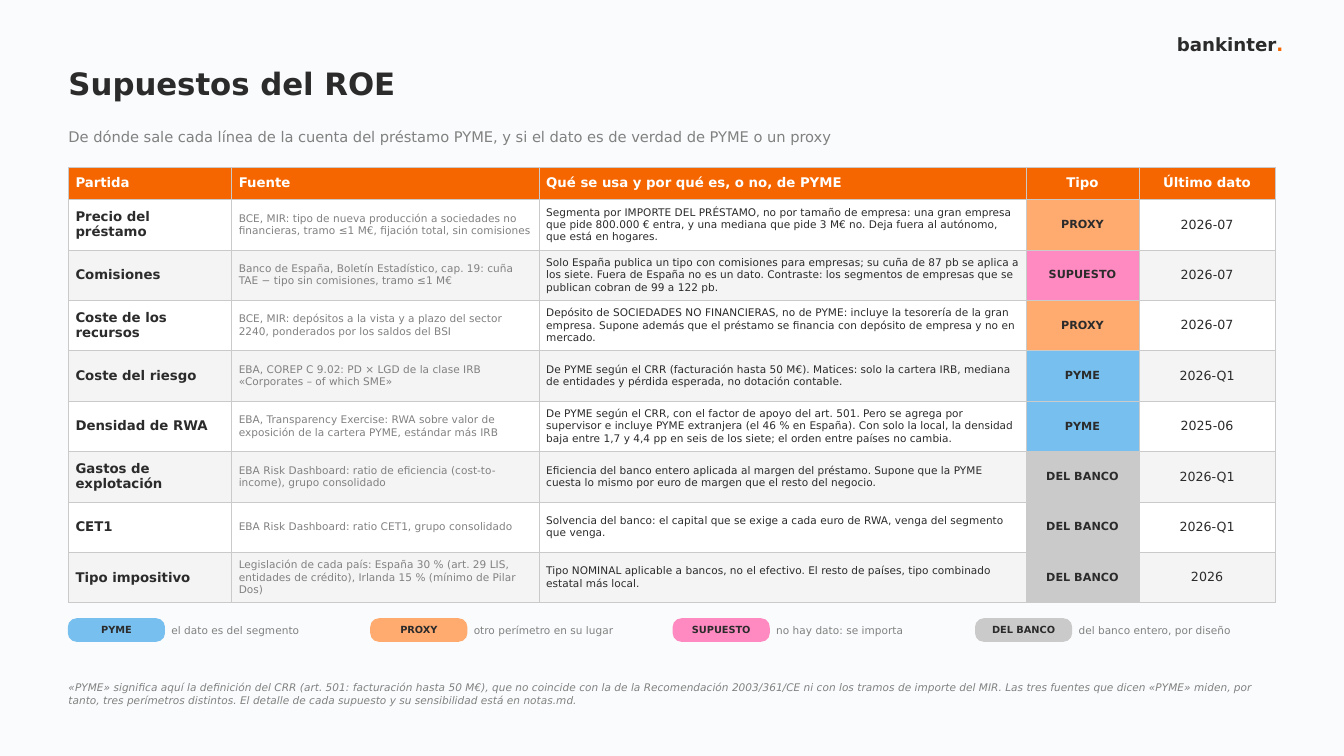
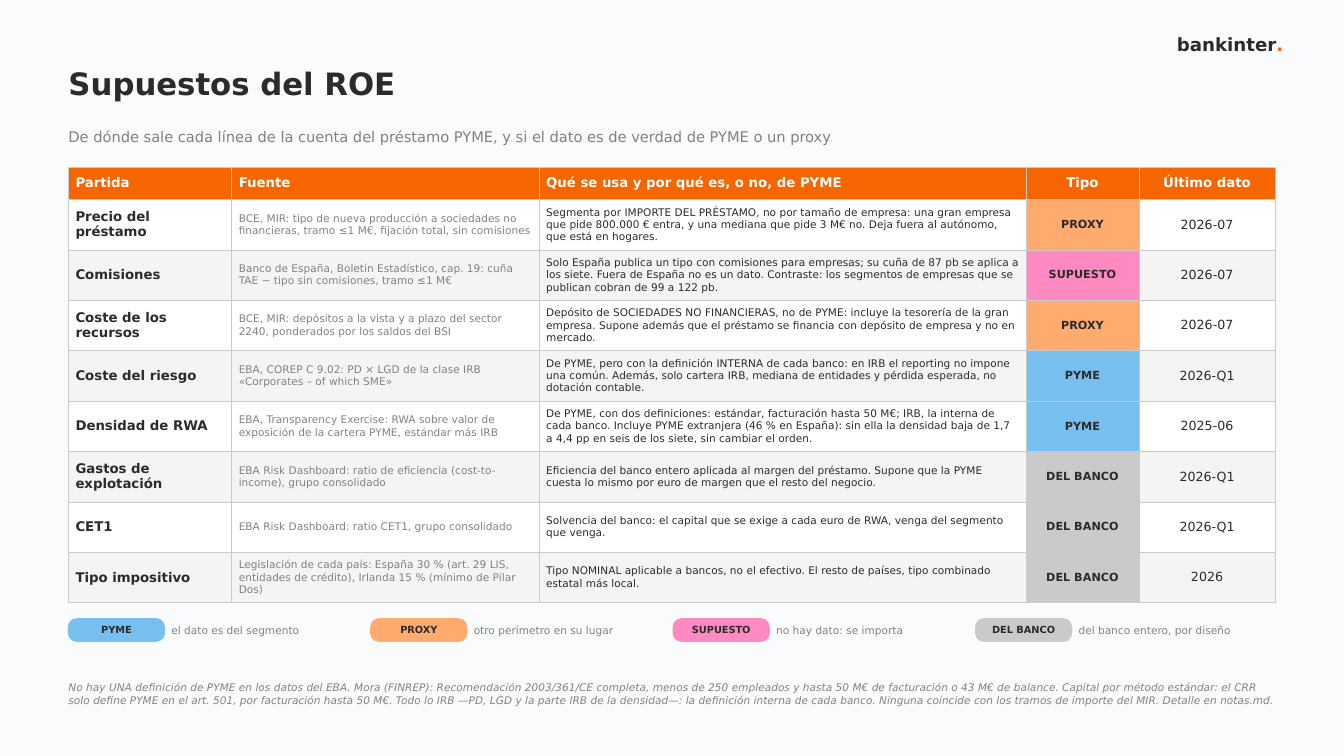
Before and after one commit to agomez2812-lang/sturdy-barnacle, a slide deck: slide 10 of pres/rentabilidad_pyme_laminas_adicionales.pptx. Drawn at 1344x756 pixels with LibreOffice and Linux fonts; fonts in the diff are those of the drawing. Boxes give left, top, right and bottom in pixels: in the first picture for what was removed or moved away, otherwise in the second. Text is boxed around its words. In the diff, an @@ line names an element or a change of style, - is before the commit and + after.

```diff
--- a/pres/rentabilidad_pyme_laminas_adicionales.pptx
+++ b/pres/rentabilidad_pyme_laminas_adicionales.pptx
@@ table at (x1=69, y1=167, x2=1275, y2=598) @@
-row 5, column 3: De PYME según el CRR (facturación hasta 50 M€). Matices: solo la cartera IRB, mediana de entidades y pérdida esperada, no dotación contable.
+row 5, column 3: De PYME, pero con la definición INTERNA de cada banco: en IRB el reporting no impone una común. Además, solo cartera IRB, mediana de entidades y pérdida esperada, no dotación contable.
-row 6, column 3: De PYME según el CRR, con el factor de apoyo del art. 501. Pero se agrega por supervisor e incluye PYME extranjera (el 46 % en España). Con solo la local, la densidad baja entre 1,7 y 4,4 pp en seis de los siete; el orden entre países no cambia.
+row 6, column 3: De PYME, con dos definiciones: estándar, facturación hasta 50 M€; IRB, la interna de cada banco. Incluye PYME extranjera (46 % en España): sin ella la densidad baja de 1,7 a 4,4 pp en seis de los siete, sin cambiar el orden.
@@ text at (x1=68, y1=683, x2=1273, y2=706): text changed @@
-«PYME» significa aquí la definición del CRR (art. 501: facturación hasta 50 M€), que no coincide con la de la Recomendación 2003/361/CE ni con los tramos de importe del MIR. Las tres fuentes que dicen «PYME» miden, por tanto, tres perímetros distintos. El detalle de cada supuesto y su sensibilidad está en notas.md.
+No hay UNA definición de PYME en los datos del EBA. Mora (FINREP): Recomendación 2003/361/CE completa, menos de 250 empleados y hasta 50 M€ de facturación o 43 M€ de balance. Capital por método estándar: el CRR solo define PYME en el art. 501, por facturación hasta 50 M€. Todo lo IRB —PD, LGD y la parte IRB de la densidad—: la definición interna de cada banco. Ninguna coincide con los tramos de importe del MIR. Detalle en notas.md.
```
Also in this commit, not shown: 3 other files.
